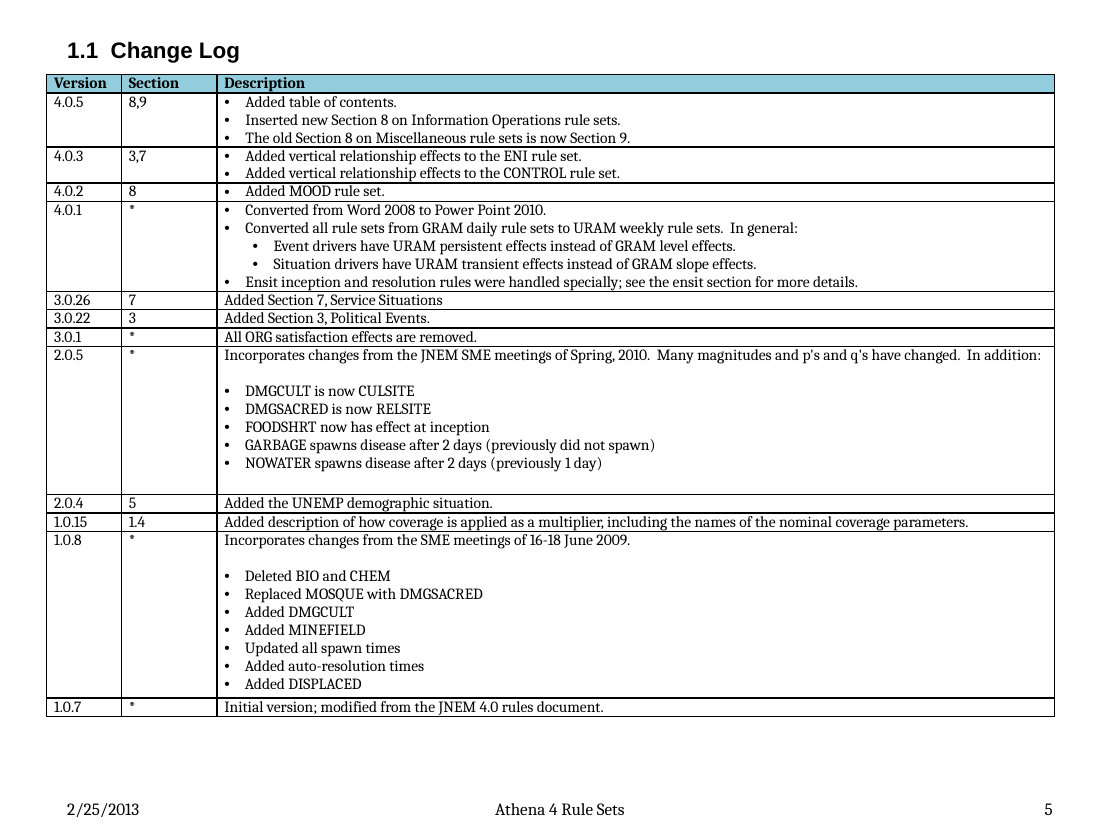
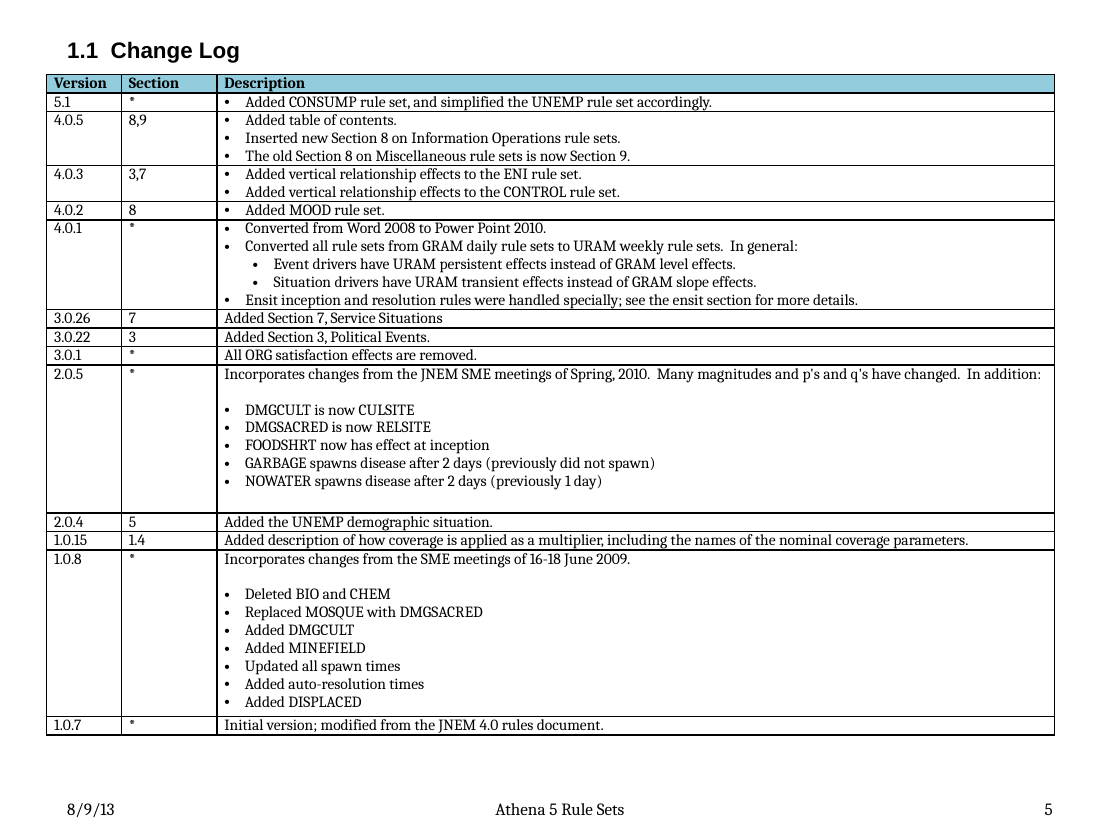
Before and after one commit to AthenaModel/athena-legacy, a slide deck: slide 5 of docs/dev/rules.pptx. Drawn at 1120x840 pixels with LibreOffice and Linux fonts; fonts in the diff are those of the drawing. Boxes give left, top, right and bottom in pixels: in the first picture for what was removed or moved away, otherwise in the second. Text is boxed around its words. In the diff, an @@ line names an element or a change of style, - is before the commit and + after.

Commit message:
Updated rules document for Athena 5.1

```diff
--- a/docs/dev/rules.pptx
+++ b/docs/dev/rules.pptx
@@ table at (x1=47, y1=75, x2=1055, y2=747) @@
+row 2: 5.1 | * | Added CONSUMP rule set, and simplified the UNEMP rule set accordingly.
@@ text at (x1=67, y1=803, x2=114, y2=817): text changed @@
-2/25/2013
+8/9/13
@@ text at (x1=495, y1=803, x2=625, y2=815): text changed @@
-Athena 4 Rule Sets
+Athena 5 Rule Sets
```
Also in this commit, not shown: 82 other slides changed.
